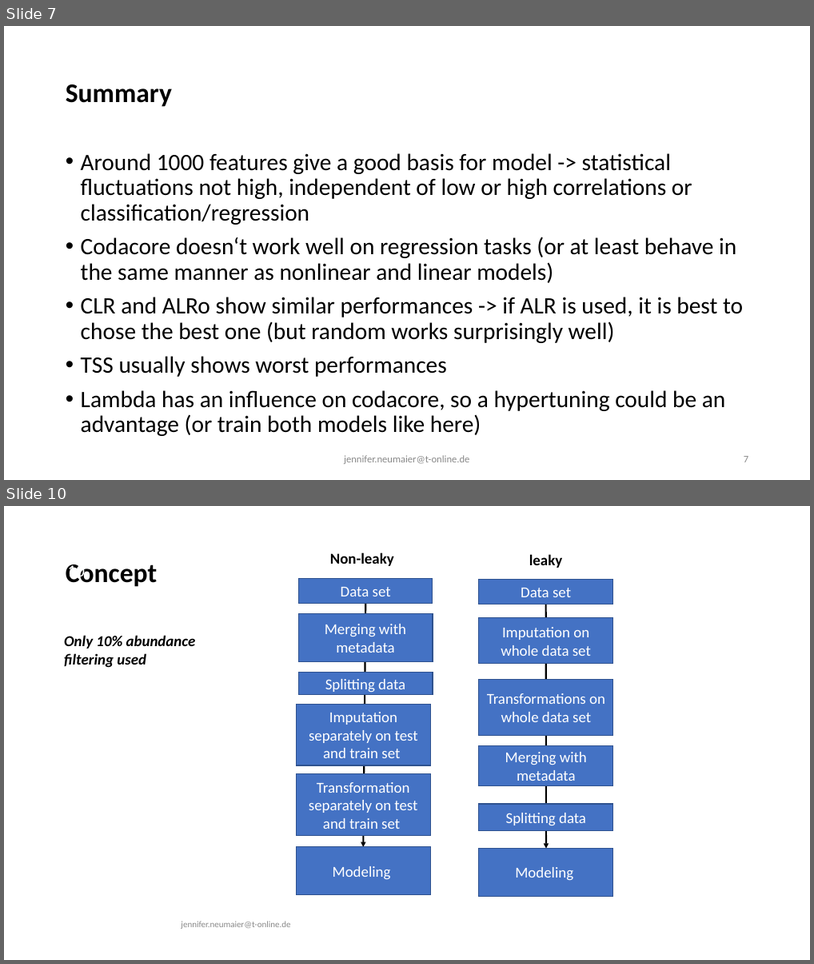
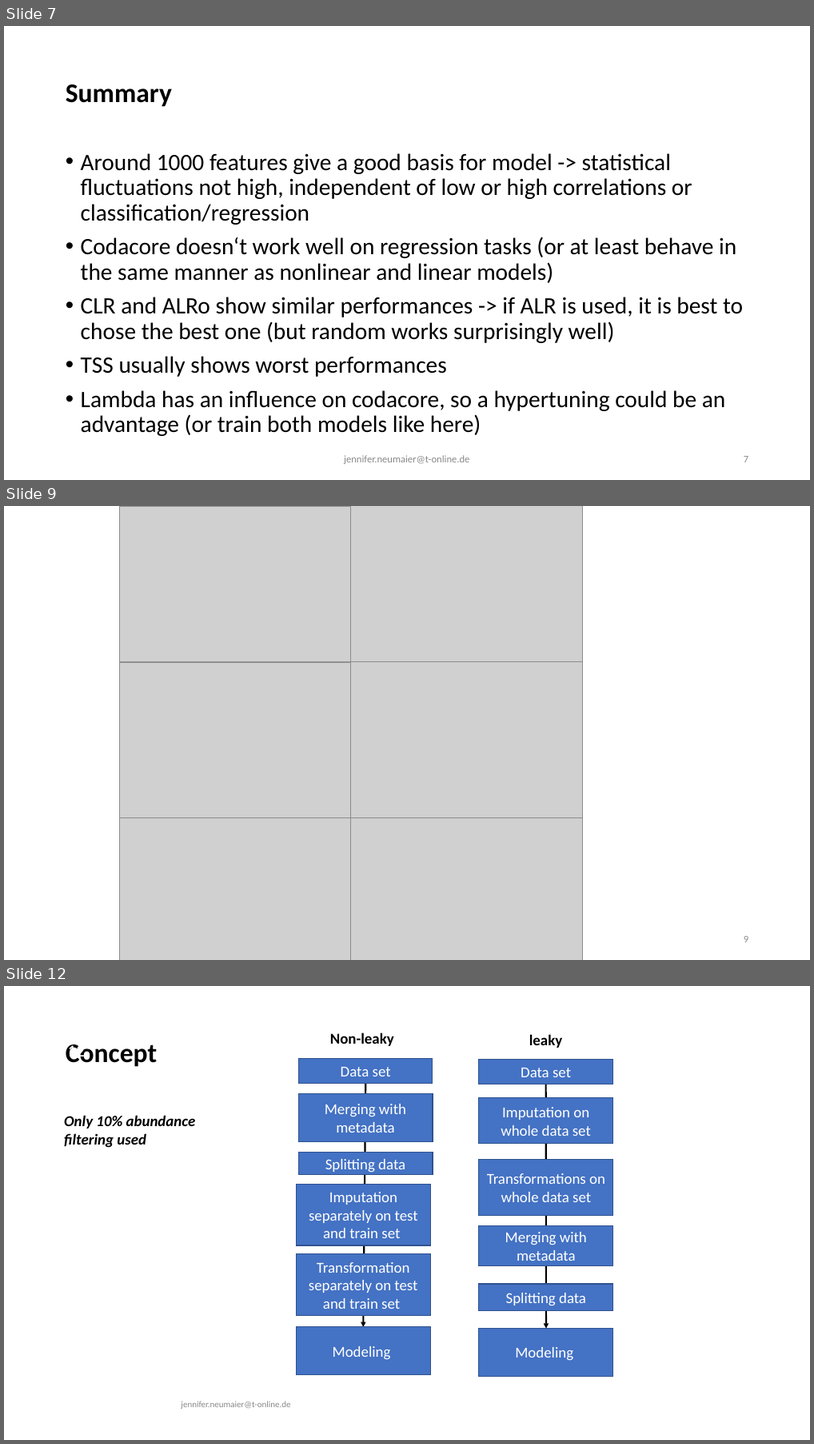
Before and after one commit to JenniferNeumaier/ml_coda, a slide deck: doc/Results for Master Thesis.odp. Shown one above the other, each under a label of ours: slides 7 and 10 before the commit, slides 7, 9 and 12 after it; the slides between them are not shown. The pictures are 814x964 and 814x1444 pixels, drawn with LibreOffice and Linux fonts; fonts in the diff are those of the drawing; grey boxes stand for pictures. Boxes give left, top, right and bottom in pixels: in the first picture for what was removed or moved away, otherwise in the second. Text is boxed around its words. In the diff, an @@ line names an element or a change of style, - is before the commit and + after.

```diff
--- a/doc/Results for Master Thesis.odp
+++ b/doc/Results for Master Thesis.odp
@@ slide 9 added at box(4, 506, 810, 960), background #FFFFFF @@
@@ picture added at box(119, 506, 351, 661) @@
@@ picture added at box(350, 506, 582, 661) @@
@@ picture added at box(119, 662, 351, 817) @@
@@ picture added at box(350, 662, 582, 817) @@
@@ picture added at box(119, 818, 351, 960) @@
@@ picture added at box(350, 818, 582, 960) @@
@@ text added at box(344, 934, 470, 945), 12 pt, text #898989 @@
+jennifer.neumaier@t-online.de
@@ page number added at box(744, 936, 749, 942), 12 pt, text #898989 @@
+9
@@ what was slide 10 is now slide 12 @@
@@ page number at box(68, 1044, 85, 1062): text changed @@
-10
+12
```
Also in this commit, not shown: 4 slides changed, 3 other slides added, 2 slides removed, 27 other files.
